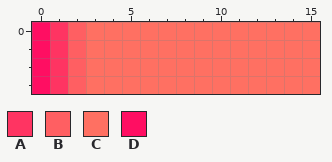
Pixel-art file, stored at Assets/Artwork/HUD/Player/Player_Fill.aseprite. The picture above was drawn from the file before the commit.
16x4 pixels, 1 frame.
Palette (. is transparent): A #ff3462  B #ff5f62  C #ff7062  D #ff0e62
Pixels before, first column x 0:
0 DABCCCCCCCCCCCCC
1 DABCCCCCCCCCCCCC
2 DABCCCCCCCCCCCCC
3 DABCCCCCCCCCCCCC
After the commit:
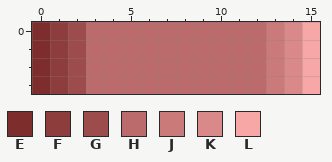
Colours new in this view: E #7e2d2d  F #8e3d3d  G #9d4c4c  H #bb6b6b  J #cb7a7a  K #da8989  L #f8a7a7
The exact change:
layer "Layer 2" opacity 48% added
Changed rows in their new state; - is an unchanged pixel.
Layer "Layer 2":
first column x 0:
0 EFGHHHHHHHHHHJKL
1 EFGHHHHHHHHHHJKL
2 EFGHHHHHHHHHHJKL
3 EFGHHHHHHHHHHJKL
Changed places in both pictures, as pixel boxes (x1, y1, x2, y2):
changed: (32, 22, 320, 94)
